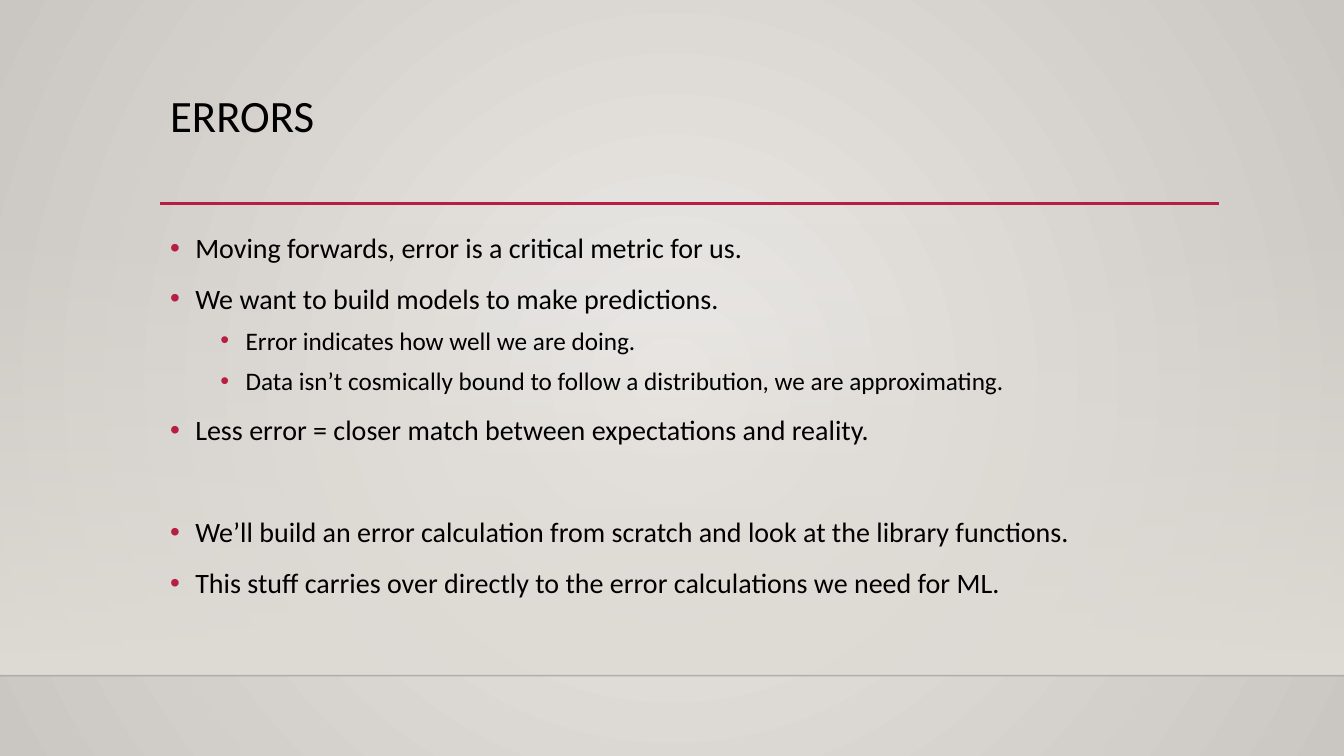
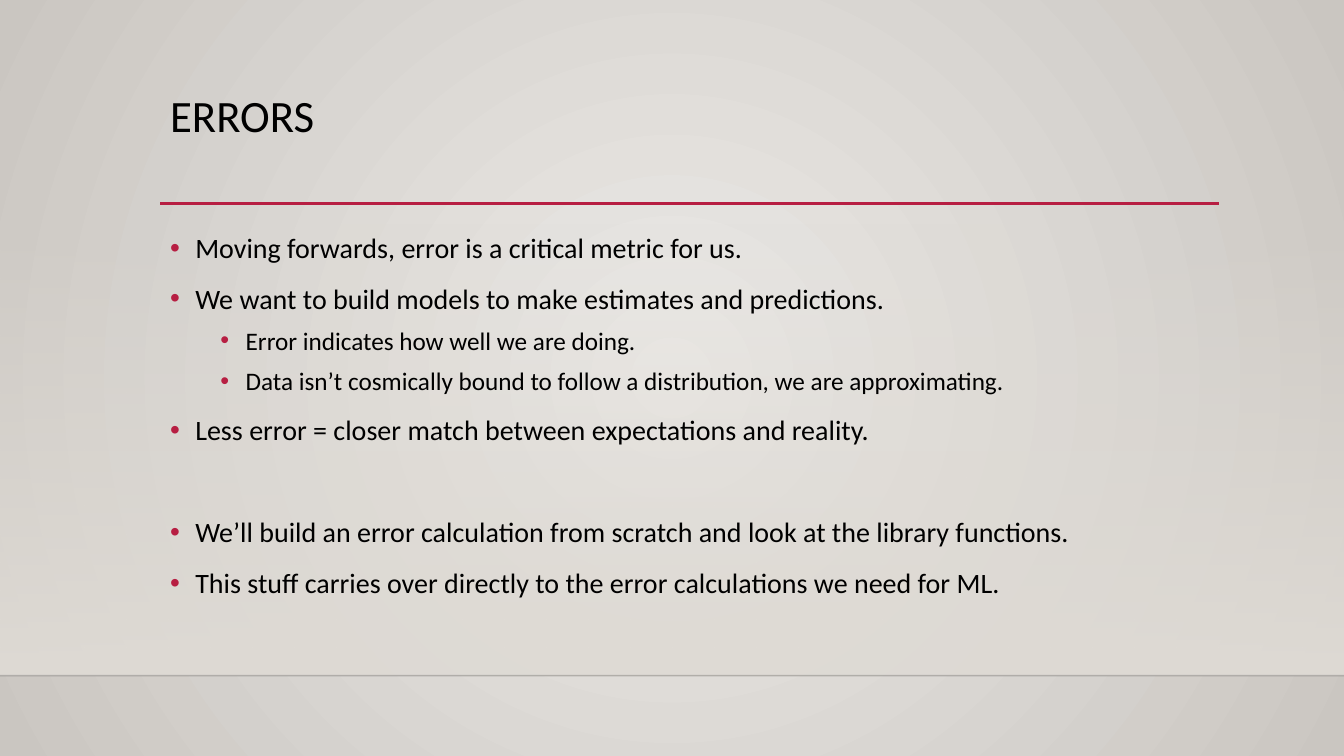
Before and after one commit to AkeemSemperDataScience/Basic_Stats_in_Python_Student_Repository, a slide deck: slide 25 of reference_material/slides/012_Errors.pptx (slide 19 before the commit). Drawn at 1344x756 pixels with LibreOffice and Linux fonts; fonts in the diff are those of the drawing; background and template pictures are left out. Boxes give left, top, right and bottom in pixels: in the first picture for what was removed or moved away, otherwise in the second. Text is boxed around its words. In the diff, an @@ line names an element or a change of style, - is before the commit and + after.

```diff
--- a/reference_material/slides/012_Errors.pptx
+++ b/reference_material/slides/012_Errors.pptx
@@ text at box(195, 289, 884, 314): text changed @@
-• We want to build models to make predictions.
+• We want to build models to make estimates and predictions.
```
Also in this commit, not shown: 3 other slides changed, 6 slides added, 6 other files.
